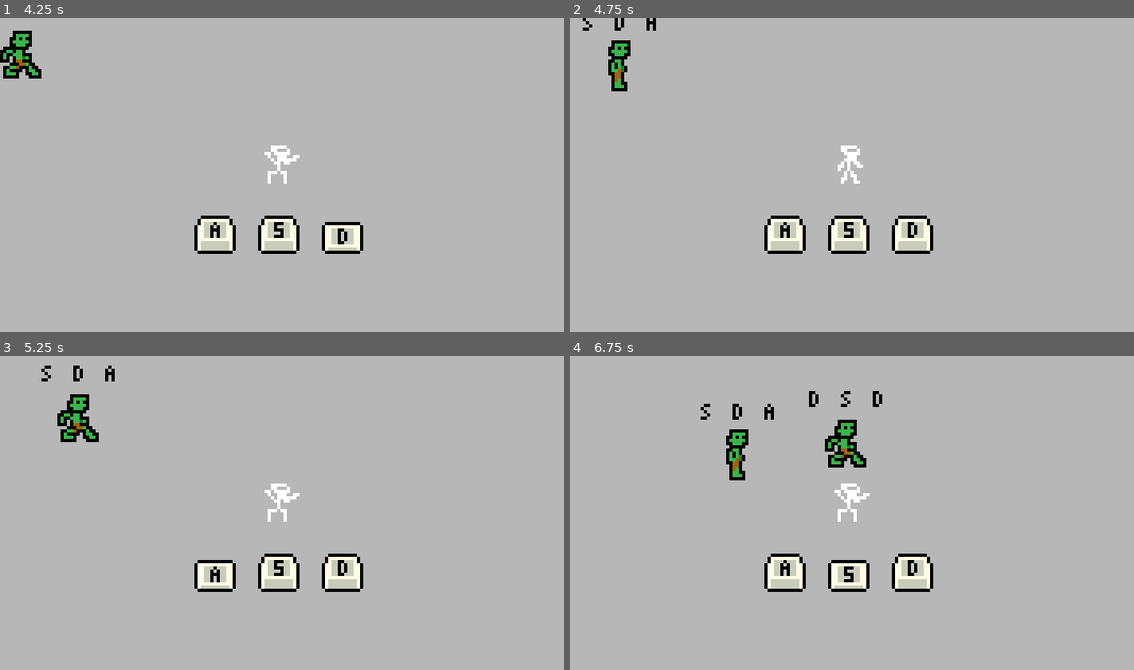
Above: before the commit, frames 1-4 (two rows, left to right).
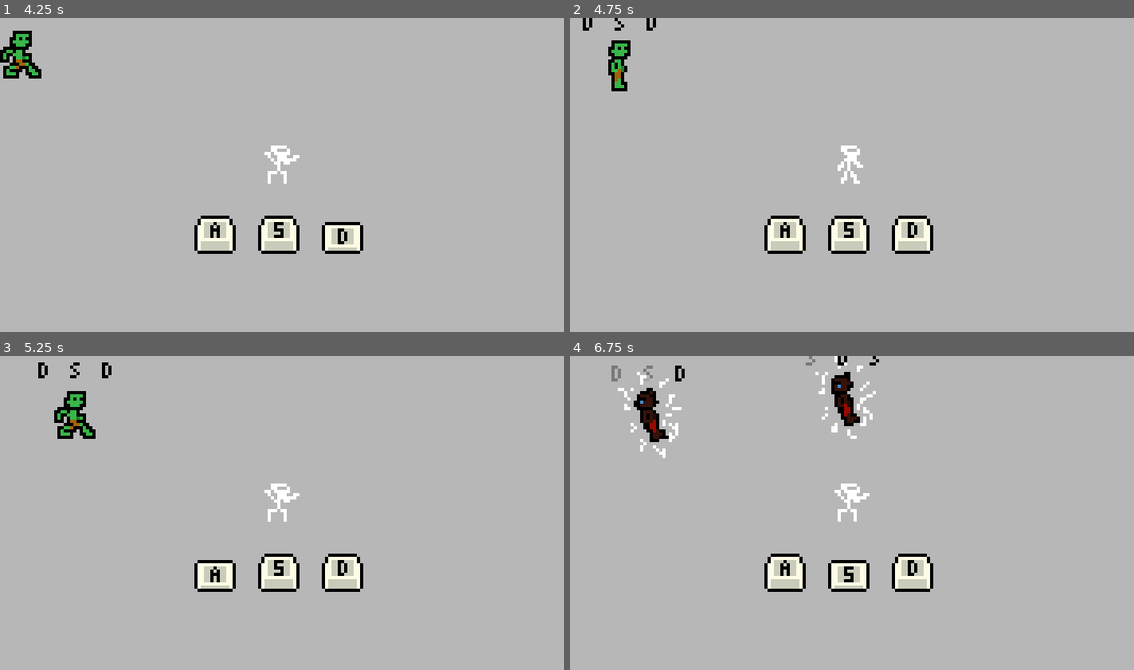
Above: after the commit, the same moments.

Repository: SoanGlengan/DoodleSmash
Game: Godot game, scene res://main.tscn
The game is run twice, just before and just after one commit, with the same random seed, the same clock (stepped at 60 frames per second) and the same inputs.
Inputs:
- Up to frame 1 (4.25 s): tap Enter at 0.5, 2, 3.5 s; hold A (a) 0.53-1.28 s; tap D (d) at 0.8, 1.35, 3.05 s; tap Space at 1.25, 2.75 s; tap S (s) at 1.55, 3.8 s; hold S (s) 2.03-2.78 s; tap A (a) at 2.3, 2.85 s; hold D (d) from 3.53 s (still down)
- Up to frame 2 (4.75 s): release D (d) at 4.28 s; tap S (s) at 4.35 s; tap A (a) at 4.55 s
- Up to frame 3 (5.25 s): hold A (a) from 5.03 s (still down)
- Up to frame 4 (6.75 s): tap D (d) at 5.3, 5.85 s; release A (a) at 5.78 s; tap S (s) at 6.05 s; hold S (s) from 6.53 s (still down)

Frame 1 is identical in both runs. In frame 2, less than 0.1% of the frame differs, in the area x 2-16%, y 0-5%; in frame 3, 0.9%; in frame 4, 3.3%, in the area x 7-56%, y 0-40%.
Error before the commit: Invalid operands 'Nil' and 'Nil' in operator 'unary-'. (res://goblin.gd:39)

Commit message:
im too lazy to add sounds and the easter eggs

Diff:
--- a/goblin.gd
+++ b/goblin.gd
@@ -1,6 +1,6 @@
 extends RigidBody2D
 
-var rotateam
+var rotateam = 0
 var savedVelocity
 var loggedhits = 0
 var hittimer = 0
@@ -10,10 +10,9 @@
 # Called when the node enters the scene tree for the first time.
 func _ready() -> void:
 	var variations = Array($AnimatedSprite2D.sprite_frames.get_animation_names())
-	$AnimatedSprite2D.animation = variations.pick_random()
 	if $CollisionShape2D.global_position.x > 89:
 		$AnimatedSprite2D.flip_h = true
-	$AnimatedSprite2D.play()
+	$AnimatedSprite2D.play("default")
 	savedVelocity = linear_velocity
 	keys.append(numcorrespond[randi_range(0,2)])
 	keys.append(numcorrespond[randi_range(0,2)])
@@ -30,16 +29,19 @@
 		queue_free()
 	if Input.is_action_just_pressed(keys[1]) and hits == 1:
 		hits = 2
+		$Letter2.animation = (keys[1]+"(used)")
 	if Input.is_action_just_pressed(keys[0]) and hits == 0:
 		hits = 1
-	if hittimer == 0:
+		$Letter1.animation = (keys[0]+"(used)")
+	if hittimer == 1:
 		rotate(0)
 		$AnimatedSprite2D.play("default")
 		linear_velocity = savedVelocity
-		$AnimatedSprite2D.rotate(-rotateam)
+		$AnimatedSprite2D.rotation = 0
 	if hits != loggedhits:
 		rotateam = randi_range(-20,20)
-		$AnimatedSprite2D.rotate(rotateam)
+		$AnimatedSprite2D.rotation_degrees = 0
+		$AnimatedSprite2D.rotation_degrees = rotateam
 		$AnimatedSprite2D.play("hit")
 		hittimer = 60
 		linear_velocity = Vector2(0,0)
--- a/goblin.tscn
+++ b/goblin.tscn
@@ -36,6 +36,8 @@
 radius = 3.0
 height = 10.0
 
+[sub_resource type="AudioStream" id="AudioStream_utad2"]
+
 [node name="Goblin" type="RigidBody2D" groups=["mobs"]]
 collision_mask = 0
 gravity_scale = 0.0
@@ -43,7 +45,6 @@
 
 [node name="AnimatedSprite2D" type="AnimatedSprite2D" parent="."]
 sprite_frames = SubResource("SpriteFrames_macxp")
-animation = &"hit"
 
 [node name="CollisionShape2D" type="CollisionShape2D" parent="."]
 shape = SubResource("CapsuleShape2D_eyhpr")
@@ -65,3 +66,7 @@
 position = Vector2(9, -14)
 sprite_frames = ExtResource("4_macxp")
 animation = &"a"
+
+[node name="AudioStreamPlayer2D" type="AudioStreamPlayer2D" parent="."]
+stream = SubResource("AudioStream_utad2")
+attenuation = 1e-05
--- a/project.godot
+++ b/project.godot
@@ -42,6 +42,8 @@
 
 [rendering]
 
+textures/canvas_textures/default_texture_filter=0
 renderer/rendering_method="gl_compatibility"
 renderer/rendering_method.mobile="gl_compatibility"
 2d/snap/snap_2d_transforms_to_pixel=true
+2d/snap/snap_2d_vertices_to_pixel=true
Not shown, added: export_presets.cfg
Not shown: 1 places in goblin.tscn that only renumber resources
